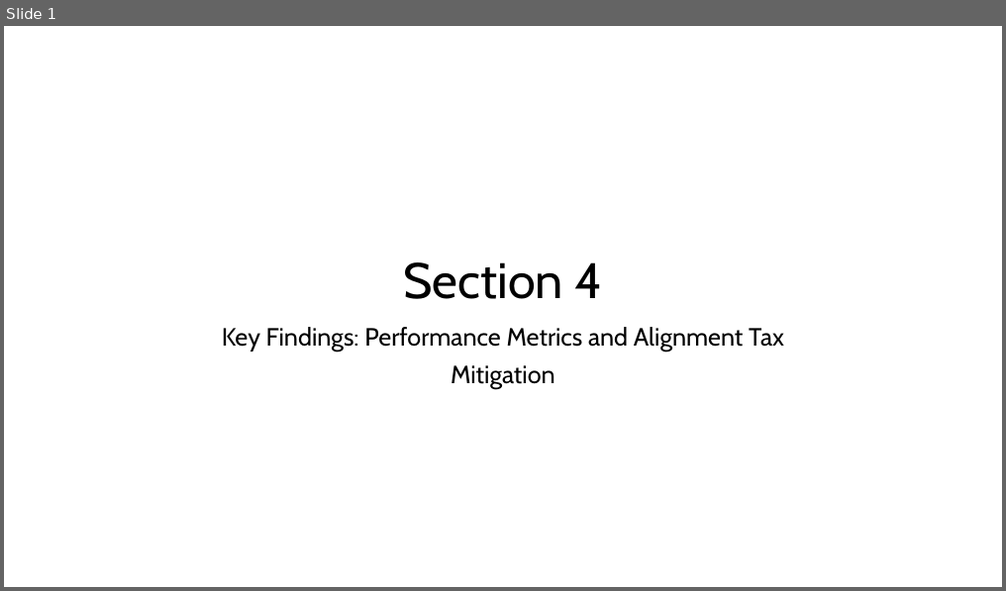
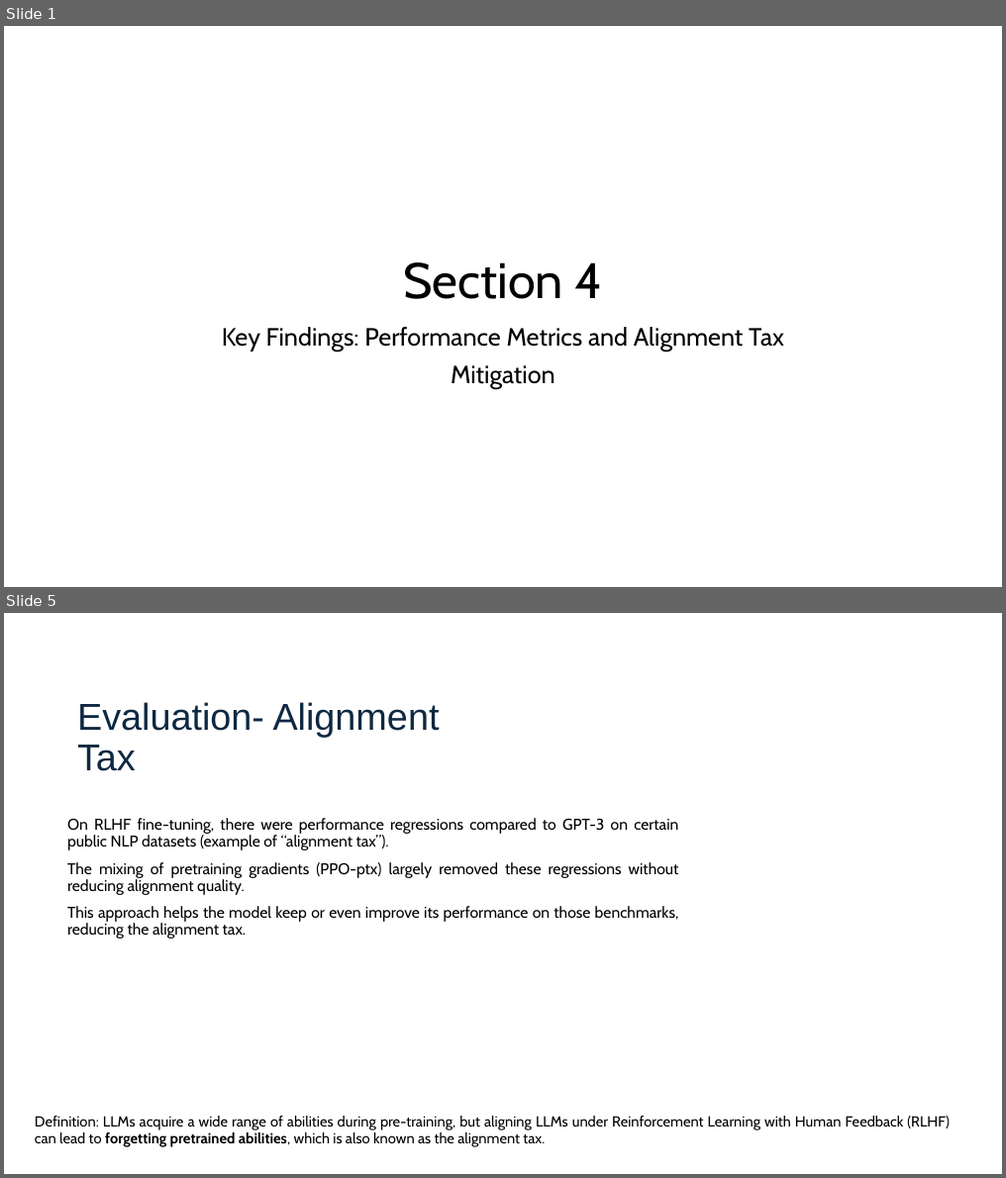
Before and after one commit to logus2k/genai_paper, a slide deck: section4/section4.pptx. Shown one above the other, each under a label of ours: slide 1 before the commit, slides 1 and 5 after it; the slides between them are not shown. The pictures are 1006x591 and 1006x1178 pixels, drawn with LibreOffice and Linux fonts; fonts in the diff are those of the drawing. Boxes give left, top, right and bottom in pixels: in the first picture for what was removed or moved away, otherwise in the second. Text is boxed around its words. In the diff, an @@ line names an element or a change of style, - is before the commit and + after.

```diff
--- a/section4/section4.pptx
+++ b/section4/section4.pptx
@@ slide 5 added at (4,613,1002,1174), background #FFFFFF @@
@@ title added at (77,702,440,771), 36 pt, text #0E2841 @@
+Evaluation- Alignment Tax
@@ text added at (67,818,679,939), 15 pt, text #000000 @@
+On RLHF fine-tuning, there were performance regressions compared to GPT-3 on certain public NLP datasets (example of “alignment tax”).
+The mixing of pretraining gradients (PPO-ptx) largely removed these regressions without reducing alignment quality.
+This approach helps the model keep or even improve its performance on those benchmarks, reducing the alignment tax.
@@ text added at (35,1116,948,1148), 14 pt, text #000000 @@
+Definition: LLMs acquire a wide range of abilities during pre-training, but aligning LLMs under Reinforcement Learning with Human Feedback (RLHF) can lead to forgetting pretrained abilities, which is also known as the alignment tax.
```
Also in this commit, not shown: 3 other slides added, 1 slide removed, 1 other file.
